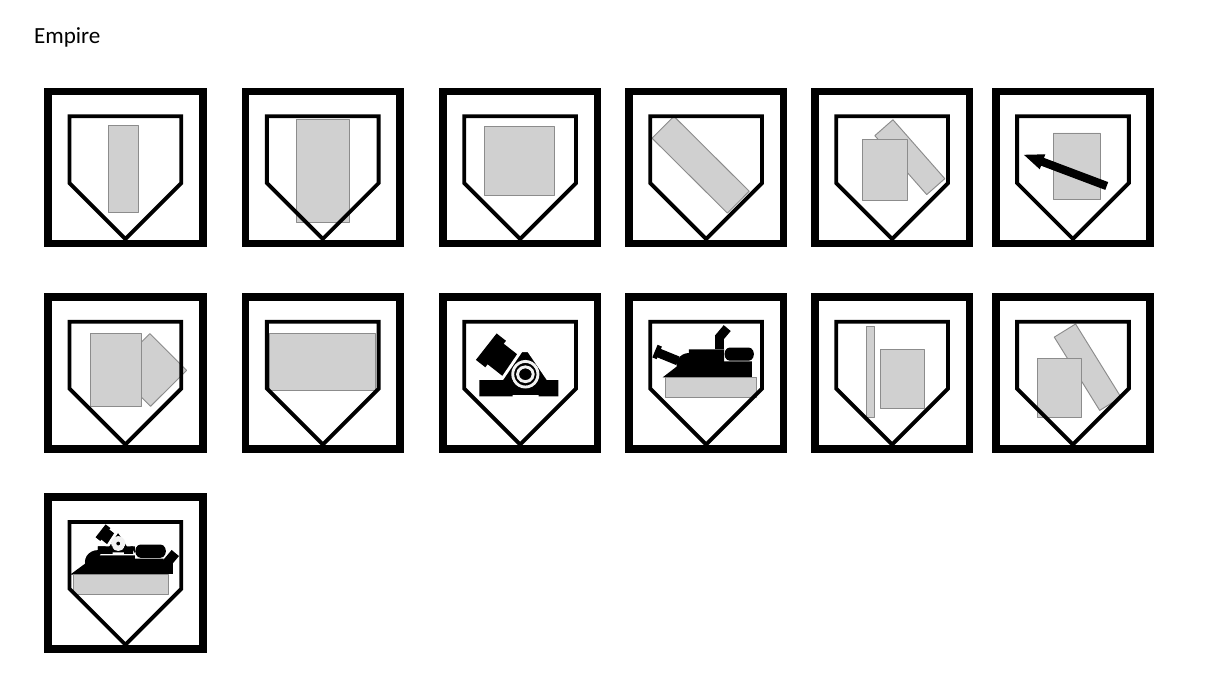
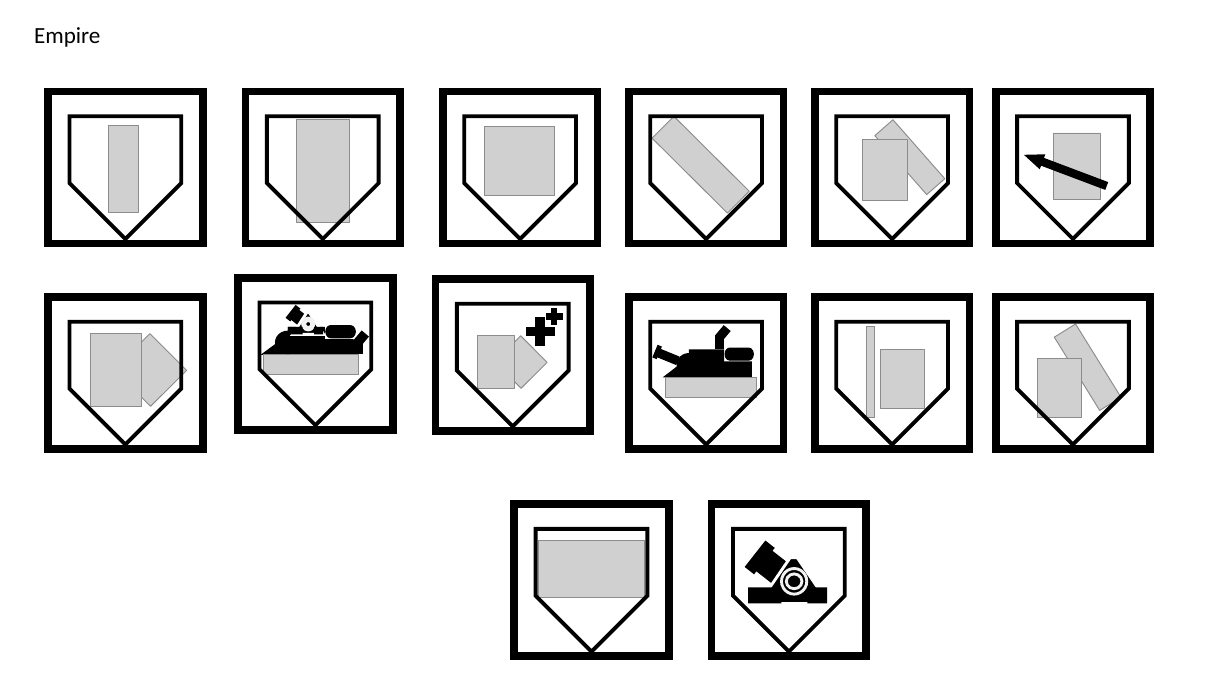
Before and after one commit to alexliuhust/JS_ChessGames, a slide deck: slide 1 of image process/drawings.pptx. Drawn at 1232x693 pixels with LibreOffice and Linux fonts; fonts in the diff are those of the drawing; grey boxes stand for pictures. Boxes give left, top, right and bottom in pixels: in the first picture for what was removed or moved away, otherwise in the second. Text is boxed around its words. In the diff, an @@ line names an element or a change of style, - is before the commit and + after.

```diff
--- a/image process/drawings.pptx
+++ b/image process/drawings.pptx
@@ rectangle moved from (x1=443, y1=297, x2=597, y2=449) to (x1=435, y1=279, x2=590, y2=432) @@
@@ pentagon arrow moved from (x1=465, y1=322, x2=577, y2=445) to (x1=457, y1=304, x2=569, y2=427) @@
@@ group added at (x1=478, y1=309, x2=562, y2=389): 2 pictures, 2 pluses @@
@@ 10 rectangles, 3 ellipses, 1 picture, 1 pentagon arrow, 1 pill shape, 1 triangle, 1 right triangle moved together from (x1=48, y1=497, x2=202, y2=650) to (x1=238, y1=278, x2=393, y2=431) @@
@@ rectangle moved from (x1=246, y1=297, x2=400, y2=449) to (x1=515, y1=505, x2=669, y2=657) @@
@@ rectangle added at (x1=712, y1=505, x2=866, y2=657), outline #000000 6 pt @@
@@ pentagon arrow added at (x1=733, y1=529, x2=845, y2=652), outline #000000 3 pt @@
@@ 5 rectangles, 2 ellipses, 1 picture, 1 pentagon arrow, 1 triangle moved together from (x1=267, y1=322, x2=559, y2=445) to (x1=536, y1=529, x2=828, y2=652) @@
```
Also in this commit, not shown: 2 other slides changed, 9 other files.
